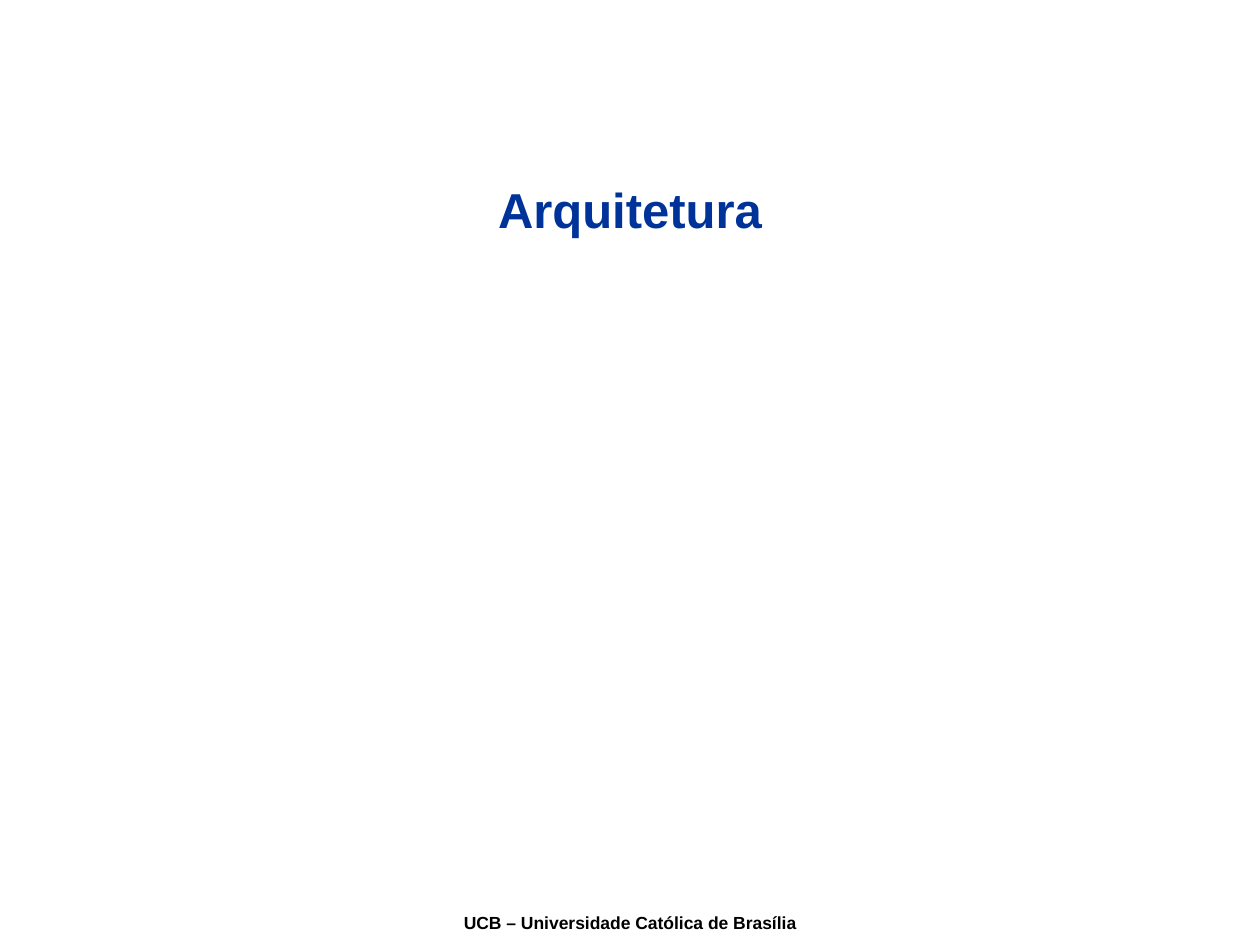
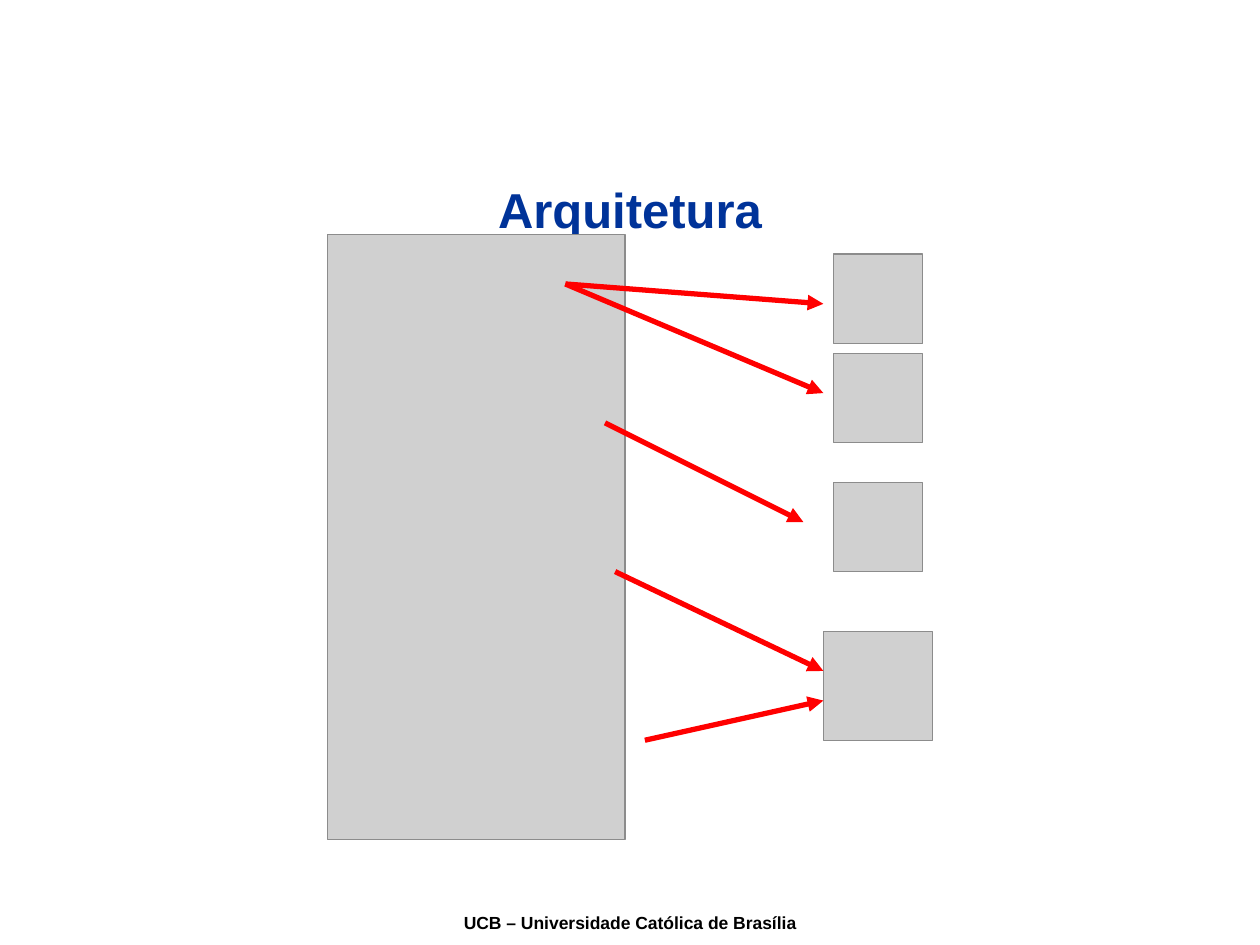
Before and after one commit to joaogabriel/webdatamodeling, a slide deck: slide 10 of docs/08-Apresentacao/Apresentação.ppt. Drawn at 1260x945 pixels with LibreOffice and Linux fonts; fonts in the diff are those of the drawing; grey boxes stand for pictures; background and template pictures are left out. Boxes give left, top, right and bottom in pixels: in the first picture for what was removed or moved away, otherwise in the second. Text is boxed around its words. In the diff, an @@ line names an element or a change of style, - is before the commit and + after.

```diff
--- a/docs/08-Apresentacao/Apresentação.ppt
+++ b/docs/08-Apresentacao/Apresentação.ppt
@@ picture added at (328, 234, 625, 839) @@
@@ picture added at (833, 255, 922, 344) @@
@@ arrow added from (566, 284) to (823, 304), #FF0000 3 pt @@
@@ arrow added from (566, 284) to (823, 393), #FF0000 3 pt @@
@@ picture added at (833, 354, 922, 444) @@
@@ arrow added from (605, 423) to (804, 522), #FF0000 3 pt @@
@@ picture added at (833, 483, 922, 572) @@
@@ arrow added from (615, 572) to (823, 670), #FF0000 3 pt @@
@@ picture added at (823, 631, 932, 741) @@
@@ arrow added from (645, 740) to (823, 701), #FF0000 3 pt @@
```
